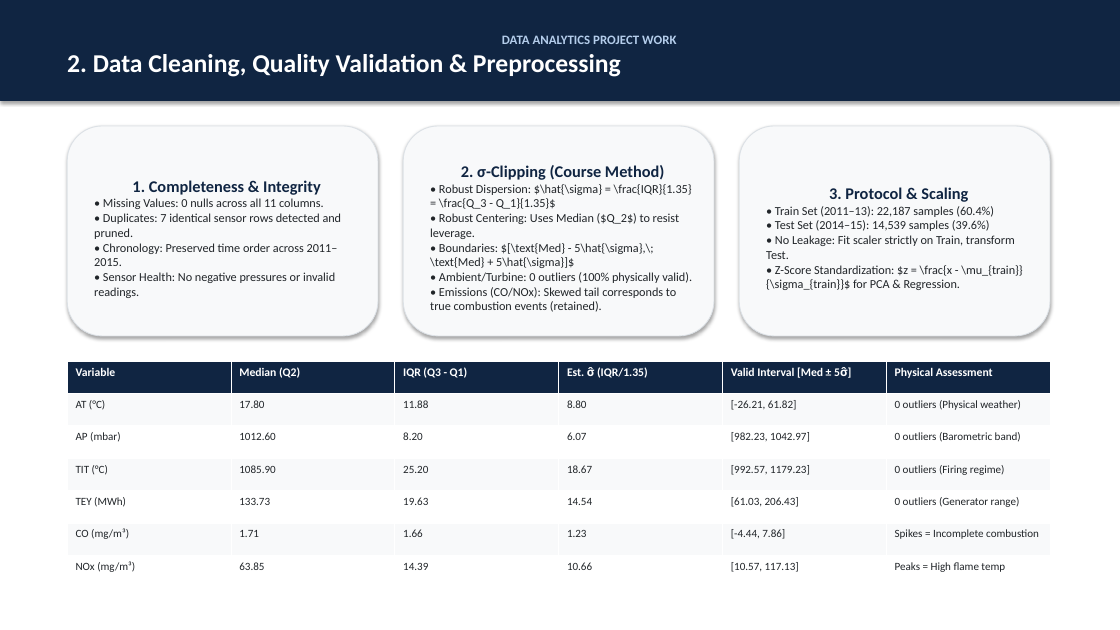
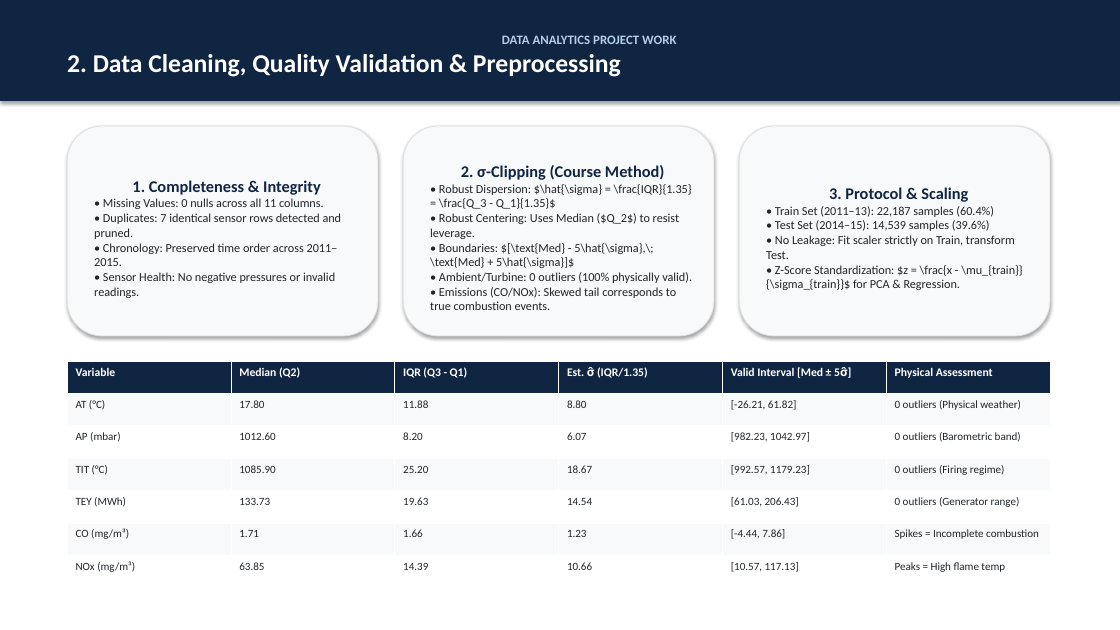
Before and after one commit to guidomariadifiore/DataAnalysisProject, a slide deck: slide 4 of presentation.pptx. Drawn at 1120x630 pixels with LibreOffice and Linux fonts; fonts in the diff are those of the drawing. Boxes give left, top, right and bottom in pixels: in the first picture for what was removed or moved away, otherwise in the second. Text is boxed around its words. In the diff, an @@ line names an element or a change of style, - is before the commit and + after.

```diff
--- a/presentation.pptx
+++ b/presentation.pptx
@@ text in rounded rectangle at (430, 287, 676, 310): text changed @@
-• Emissions (CO/NOx): Skewed tail corresponds to true combustion events (retained).
+• Emissions (CO/NOx): Skewed tail corresponds to true combustion events.
```
Also in this commit, not shown: 2 slides added, 8 other files.
